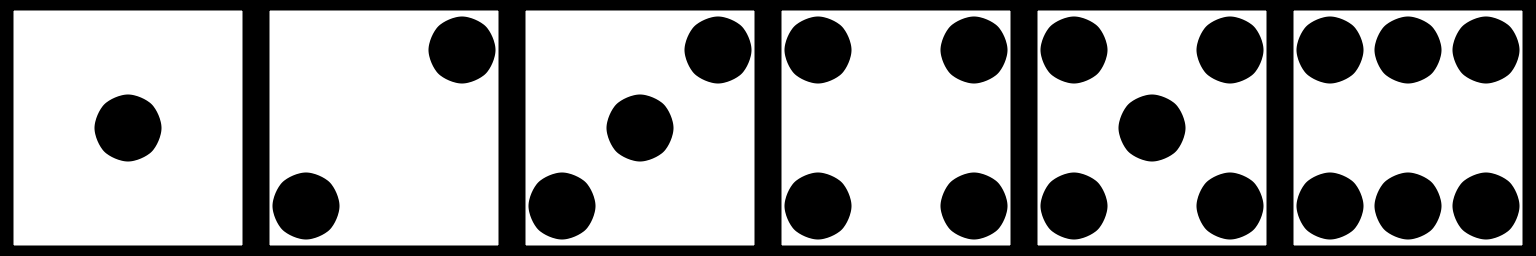
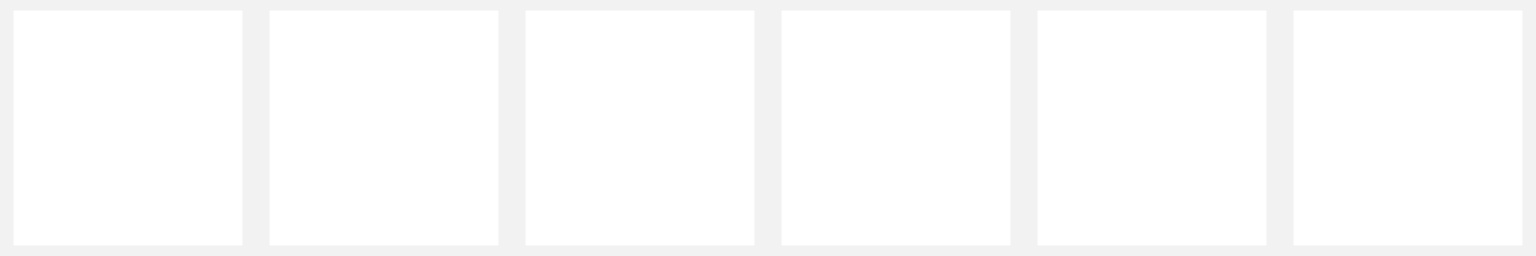
Comparing the layer stacks of the two (1536, 256) images. Changes:
hid "Kopie von Background", painted on it over [0, 0, 1536, 256]
